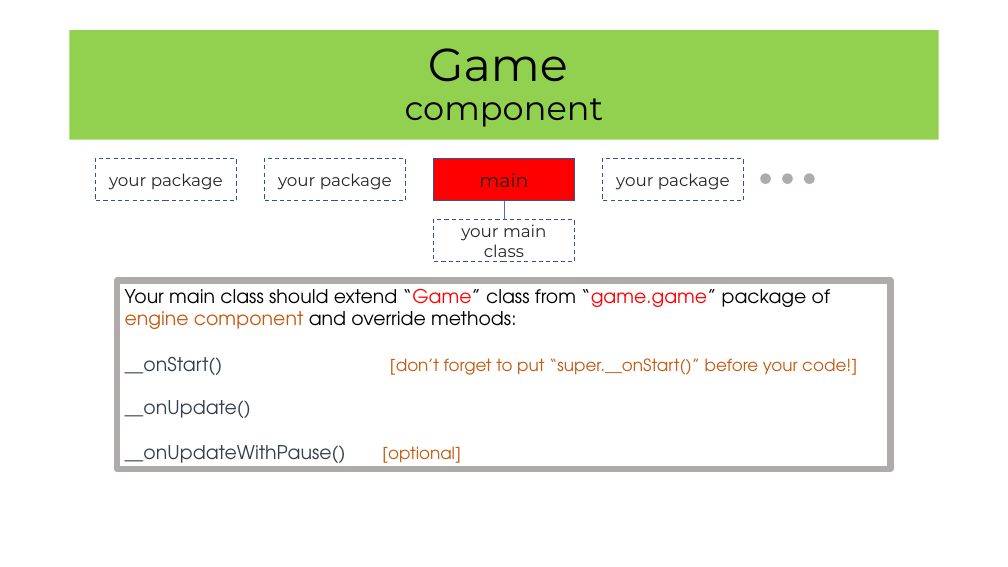
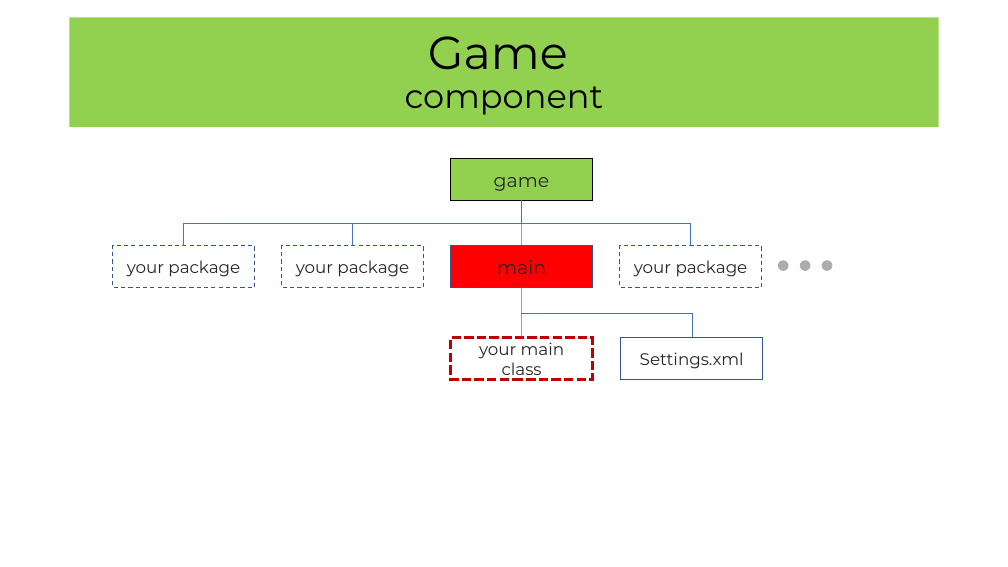
Before and after one commit to homelleon/GameEngine, a slide deck: slide 4 of document/GameEngine.pptx (slide 5 before the commit). Drawn at 1008x567 pixels with LibreOffice and Linux fonts; fonts in the diff are those of the drawing. Boxes give left, top, right and bottom in pixels: in the first picture for what was removed or moved away, otherwise in the second. Text is boxed around its words. In the diff, an @@ line names an element or a change of style, - is before the commit and + after.

Commit message:
[doc] add game creation info - add class creation info into power point file about engine structure

```diff
--- a/document/GameEngine.pptx
+++ b/document/GameEngine.pptx
@@ title "Game component": place and size @@
-title "Game component" at <box>70,30,939,140</box>
+title "Game component" at <box>70,17,939,127</box>
@@ rectangle added at <box>451,159,593,200</box>, fill #92D050, outline #000000 1 pt, 18 pt, text #262626 @@
+game
@@ elbow line added from (522, 200) to (184, 246), #4472C4 0.5 pt @@
@@ elbow line added from (522, 200) to (352, 246), #4472C4 0.5 pt @@
@@ line added from (522, 200) to (522, 246), #4472C4 0.5 pt @@
@@ elbow line added from (522, 200) to (691, 246), #4472C4 0.5 pt @@
@@ 4 rectangles: place and size @@
-4 rectangles at <box>95,159,744,200</box>
+4 rectangles at <box>113,246,762,287</box>
@@ 3 ellipses: place and size @@
-3 ellipses at <box>761,173,815,184</box>
+3 ellipses at <box>778,260,833,271</box>
@@ rectangle removed at <box>117,281,891,469</box> @@
-Your main class should extend “Game” class from “game.game” package of engine component and override methods:
-__onStart() [don’t forget to put “super.__onStart()” before your code!]
-__onUpdate()
-__onUpdateWithPause() [optional]
@@ line moved from (504, 200) - (504, 220) to (522, 287) - (522, 338) @@
@@ elbow line added from (521, 314) to (692, 337), #4472C4 0.5 pt @@
@@ rectangle "your main class": place and size @@
-rectangle "your main class" at <box>433,220,575,262</box>
+rectangle "your main class" at <box>451,338,593,380</box>
@@ rectangle "your main class" at <box>451,338,593,380</box>: outline #325491 1 pt dashed to #C00000 3 pt dashed @@
@@ rectangle added at <box>621,337,763,379</box>, fill #FFFFFF, outline #325491 1 pt, 16 pt, text #262626 @@
+Settings.xml
```
Also in this commit, not shown: 4 other slides changed, 2 slides added, 1 other file.
